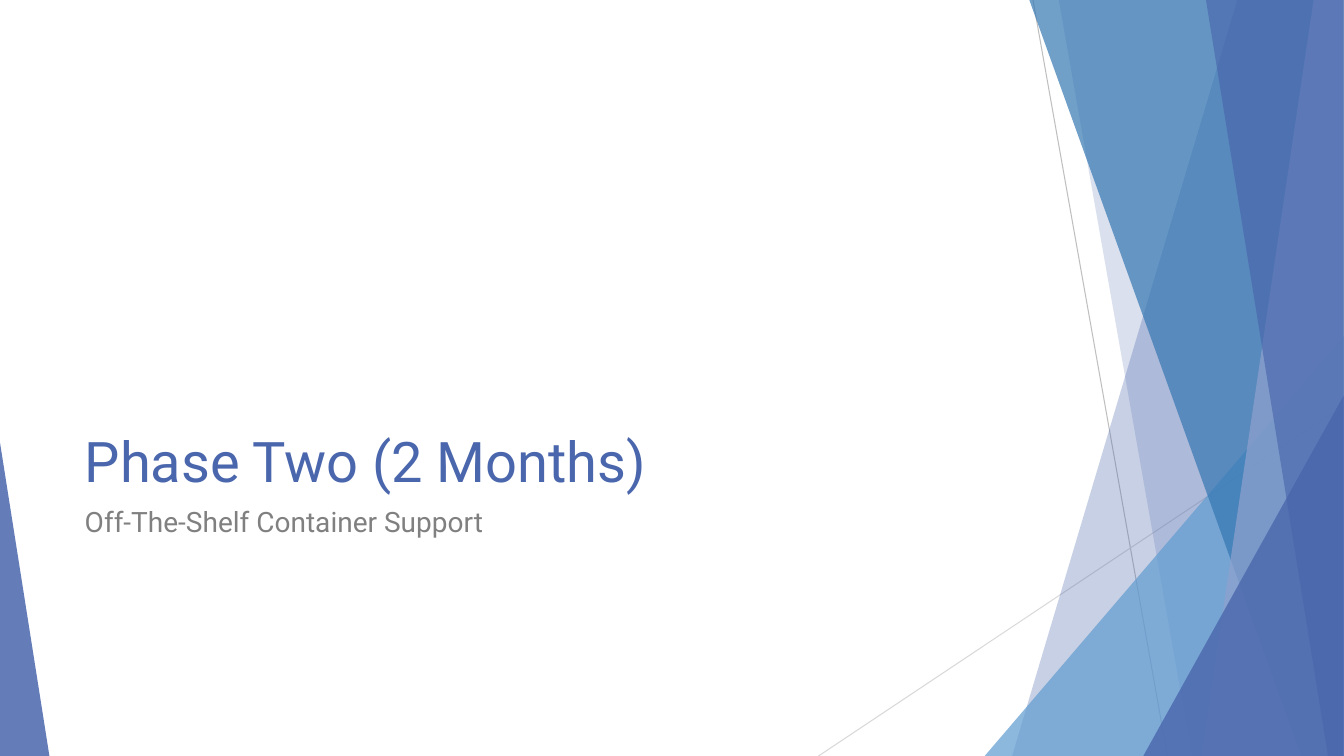
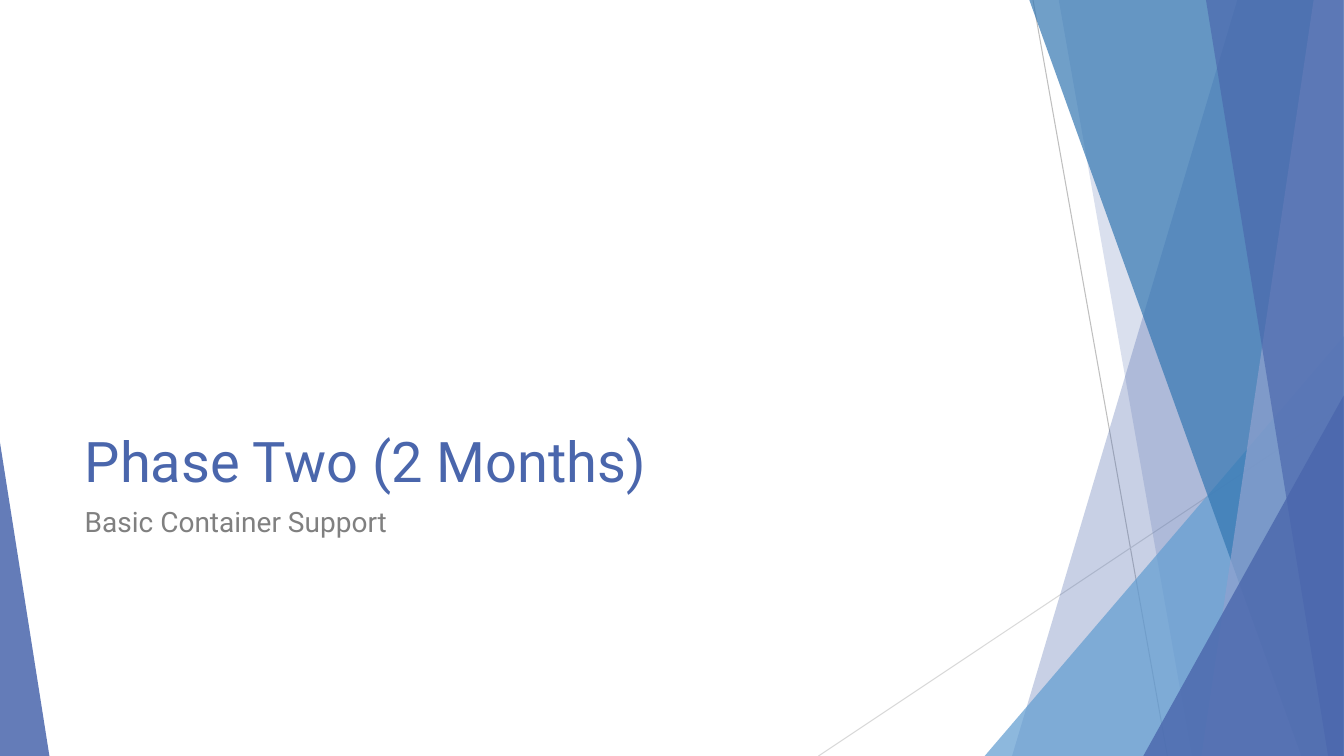
Before and after one commit to EnterpriseProductsLP/docker-straw-man, a slide deck: slide 15 of presentation.pptx (slide 13 before the commit). Drawn at 1344x756 pixels with LibreOffice and Linux fonts; fonts in the diff are those of the drawing. Boxes give left, top, right and bottom in pixels: in the first picture for what was removed or moved away, otherwise in the second. Text is boxed around its words. In the diff, an @@ line names an element or a change of style, - is before the commit and + after.

```diff
--- a/presentation.pptx
+++ b/presentation.pptx
@@ text at (85,512,387,538): text changed @@
-Off-The-Shelf Container Support
+Basic Container Support
```
Also in this commit, not shown: 10 other slides changed, 3 slides added.
